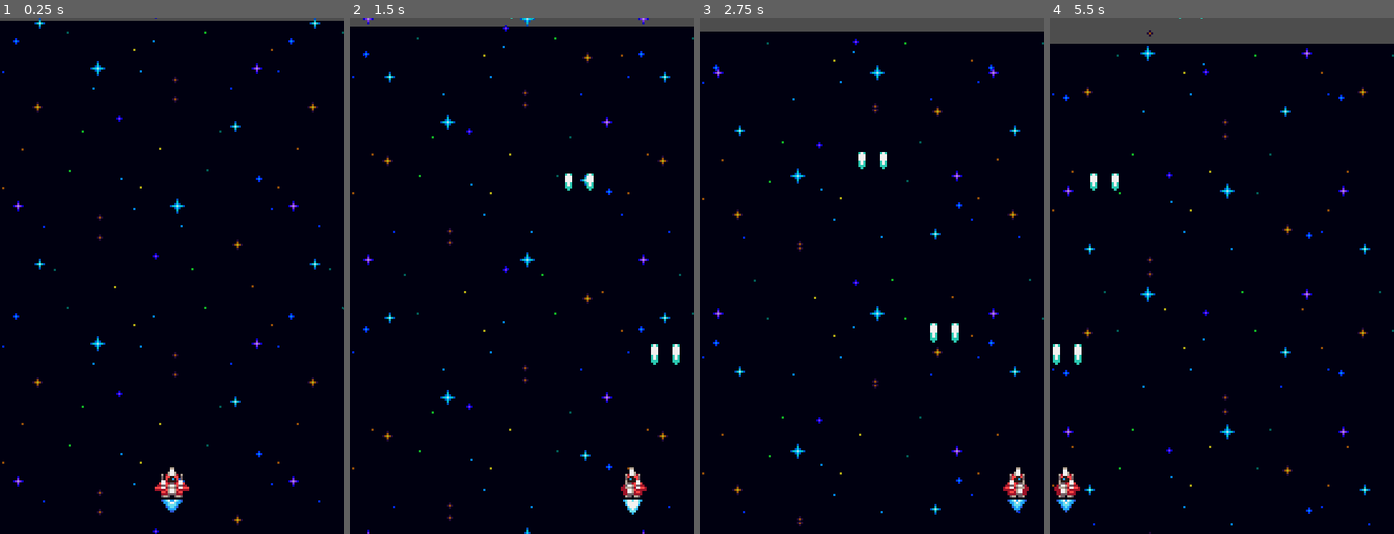
Above: before the commit, frames 1-4 (left to right).
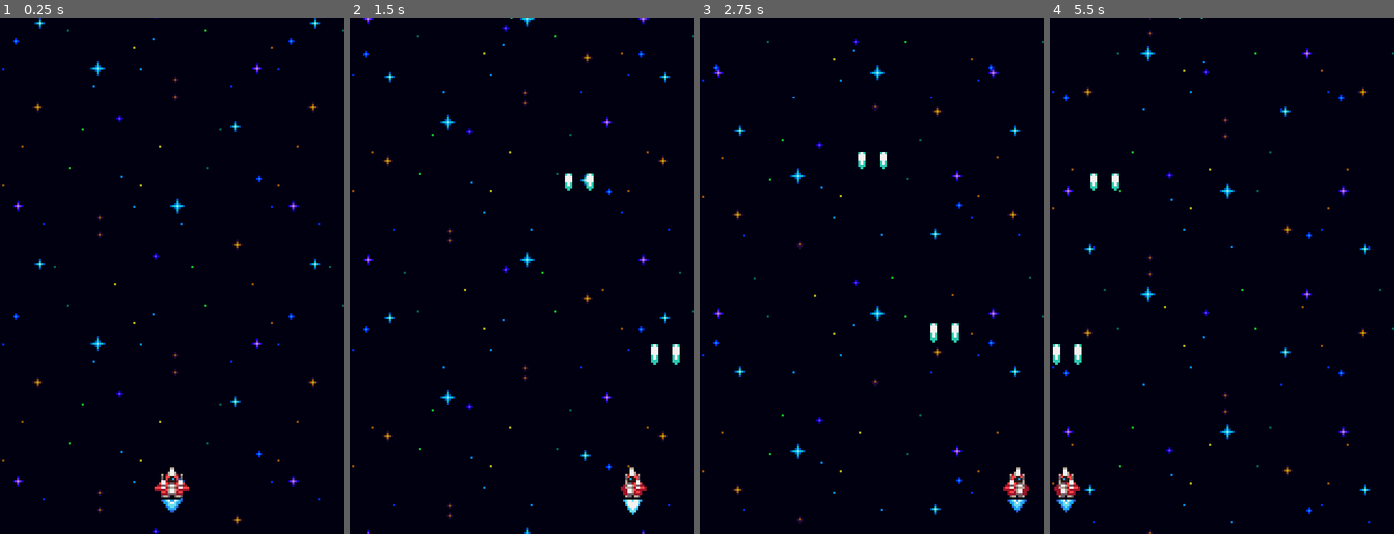
Above: after the commit, the same moments.

Repository: brunobmello25/godot-space-shooters
Game: Godot game, scene res://scenes/world/world.tscn
Same seed, same stepped clock (60 frames per second), same inputs: the game is played once before the commit and once after it.
Inputs:
- Up to frame 1 (0.25 s): no input
- Up to frame 2 (1.5 s): hold Right (ui_right) 0.53-1.28 s; hold Left (ui_left) from 1.28 s (still down)
- Up to frame 3 (2.75 s): release Left (ui_left) at 2.03 s; hold Right (ui_right) from 2.03 s (still down)
- Up to frame 4 (5.5 s): release Right (ui_right) at 3.53 s; hold Left (ui_left) from 3.53 s (still down)

The runs differ from the first frame. In frame 1, 0.9% of the frame differs, in the area x 0-100%, y 0-97%; in frame 2, 2.0%; in frame 3, 3.0%; in frame 4, 5.4%, in the area x 0-100%, y 0-100%.

Commit message:
adjust space background

Diff:
--- a/effects/space_background.tscn
+++ b/effects/space_background.tscn
@@ -9,11 +9,11 @@
 script = ExtResource("1_pyyt2")
 
 [node name="SpaceLayer" type="ParallaxLayer" parent="."]
-position = Vector2(0, 1)
+motion_mirroring = Vector2(0, 240)
 
 [node name="Space" type="TextureRect" parent="SpaceLayer"]
 offset_right = 160.0
-offset_bottom = 239.0
+offset_bottom = 240.0
 texture = ExtResource("1_r032m")
 stretch_mode = 1
 
